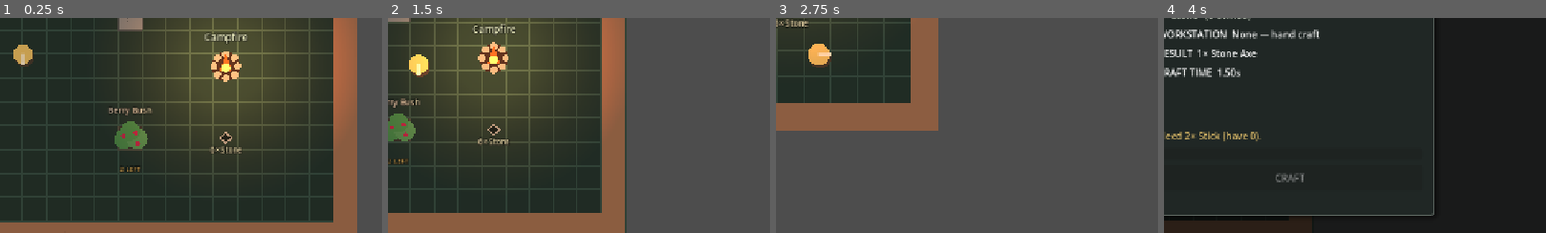
Above: before the commit, frames 1-4 (left to right).
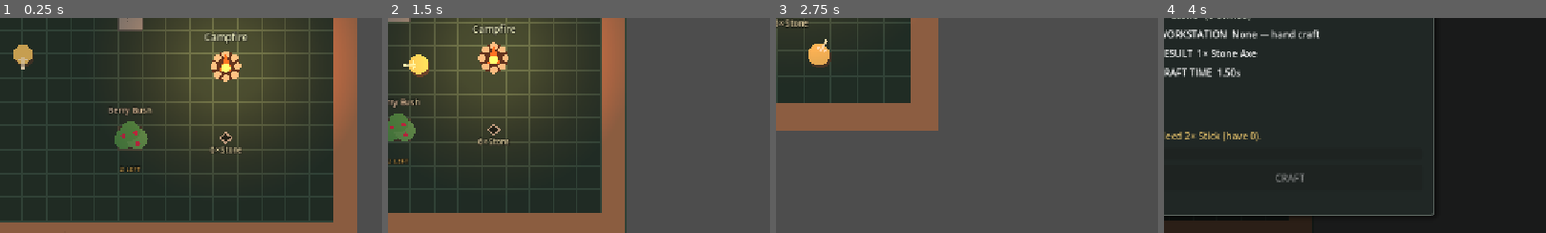
Above: after the commit, the same moments.

Repository: Chaunsy19/Top-Down-Project
Game: Godot game, scene res://scenes/main.tscn
Same seed, same stepped clock (60 frames per second), same inputs: the game is played once before the commit and once after it.
Inputs (mouse positions are % of the whole screen's width and height, from its top left):
- Up to frame 1 (0.25 s): no input
- Up to frame 2 (1.5 s): tap Enter at 0.5 s; move the mouse to (72, 45) at 0.52 s; hold D (move_right) 0.53-1.28 s; click (72, 45) at 0.6 s; move the mouse to (30, 55) at 1.27 s; hold S (move_down) from 1.28 s (still down); tap B (building) at 1.35 s; click (30, 55) at 1.42 s
- Up to frame 3 (2.75 s): move the mouse to (60, 28) at 2.02 s; release S (move_down) at 2.03 s; hold D (move_right) from 2.03 s (still down); hold Mouse wheel up (camera_zoom_in) from 2.03 s (still down); click (60, 28) at 2.17 s
- Up to frame 4 (4 s): move the mouse to (45, 70) at 2.77 s; release D (move_right) at 2.78 s; release Mouse wheel up (camera_zoom_in) at 2.78 s; hold W (move_up) 2.78-3.53 s; tap Mouse wheel down (camera_zoom_out) at 2.85 s; click (45, 70) at 2.92 s; move the mouse to (80, 65) at 3.52 s; hold A (move_left) from 3.53 s (still down); hold C (crafting) from 3.53 s (still down); click (80, 65) at 3.67 s
The pictures show only the part of the screen within x 47-97%, y 42-92%; the shares and areas given below are measured in that part.

The runs differ from the first frame. In frame 1, less than 0.1% of the frame differs, in the area x 4-8%, y 16-24%; in frame 2, 0.1%; in frame 3, 0.1%, in the area x 10-15%, y 9-18%; in frame 4, nothing differs.

Commit message:
Add mouse-facing player aim foundation

Diff:
--- a/scenes/player/player.tscn
+++ b/scenes/player/player.tscn
@@ -51,6 +51,13 @@
 [node name="Needs" type="Node" parent="."]
 script = ExtResource("9_needs")
 
+[node name="AimPivot" type="Node2D" parent="."]
+unique_name_in_owner = true
+
+[node name="ToolSocket" type="Marker2D" parent="AimPivot"]
+unique_name_in_owner = true
+position = Vector2(18, 0)
+
 [node name="InteractionRange" type="Area2D" parent="."]
 z_index = -1
 collision_layer = 0
--- a/scripts/player/placeholder_player_visual.gd
+++ b/scripts/player/placeholder_player_visual.gd
@@ -4,18 +4,27 @@
 const BODY_SHADOW := Color("#473b30")
 const FACING_COLOR := Color("#f5edd7")
 
-var _last_facing := Vector2.DOWN
+var _facing := Vector2.DOWN
 
 
-func _process(_delta: float) -> void:
-	var parent_body := get_parent() as CharacterBody2D
-	if parent_body and not parent_body.velocity.is_zero_approx():
-		_last_facing = parent_body.velocity.normalized()
-		queue_redraw()
+func _ready() -> void:
+	var player := get_parent() as PlayerController
+	if player != null:
+		_facing = player.get_aim_direction()
+		player.aim_direction_changed.connect(_on_aim_direction_changed)
+
+
+func _on_aim_direction_changed(direction: Vector2) -> void:
+	_facing = direction
+	queue_redraw()
 
 
 func _draw() -> void:
 	draw_circle(Vector2(2.0, 4.0), 13.0, BODY_SHADOW)
 	draw_circle(Vector2.ZERO, 13.0, BODY_COLOR)
-	draw_line(Vector2.ZERO, _last_facing * 13.0, FACING_COLOR, 3.0, true)
-	draw_circle(_last_facing * 13.0, 2.5, FACING_COLOR)
+	var side := _facing.orthogonal() * 4.0
+	var face_center := _facing * 7.0
+	draw_circle(face_center + side, 1.8, FACING_COLOR)
+	draw_circle(face_center - side, 1.8, FACING_COLOR)
+	draw_line(_facing * 5.0, _facing * 18.0, FACING_COLOR, 2.5, true)
+	draw_circle(_facing * 18.0, 2.2, FACING_COLOR)
--- a/scripts/player/player_controller.gd
+++ b/scripts/player/player_controller.gd
@@ -1,15 +1,26 @@
 class_name PlayerController
 extends CharacterBody2D
+
+signal aim_direction_changed(direction: Vector2)
 
 @export_range(1.0, 1000.0, 1.0) var movement_speed := 220.0
 @export_range(1.0, 5000.0, 1.0) var acceleration := 1600.0
 @export_range(1.0, 5000.0, 1.0) var deceleration := 2000.0
+@export_range(0.0, 64.0, 0.5) var aim_deadzone := 4.0
 
 @onready var survival_needs: SurvivalNeeds = get_node_or_null("Needs") as SurvivalNeeds
+@onready var aim_pivot: Node2D = %AimPivot
+
+var aim_direction := Vector2.DOWN
 
 
 func _ready() -> void:
 	add_to_group("player")
+	_update_aim_pivot()
+
+
+func _process(_delta: float) -> void:
+	update_aim_from_world_position(get_global_mouse_position())
 
 
 func _physics_process(delta: float) -> void:
@@ -31,3 +42,36 @@
 	if event.is_action_pressed("rest") and survival_needs != null and not get_tree().paused:
 		survival_needs.toggle_resting()
 		get_viewport().set_input_as_handled()
+
+
+func update_aim_from_world_position(target_world_position: Vector2) -> void:
+	var aim_delta := target_world_position - global_position
+	if aim_delta.length_squared() <= aim_deadzone * aim_deadzone:
+		return
+	var next_direction := aim_delta.normalized()
+	if next_direction.is_equal_approx(aim_direction):
+		return
+	aim_direction = next_direction
+	_update_aim_pivot()
+	aim_direction_changed.emit(aim_direction)
+
+
+func get_aim_direction() -> Vector2:
+	return aim_direction
+
+
+func get_aim_angle() -> float:
+	return aim_direction.angle()
+
+
+func get_aim_origin() -> Vector2:
+	return global_position
+
+
+func get_tool_socket() -> Marker2D:
+	return %ToolSocket as Marker2D
+
+
+func _update_aim_pivot() -> void:
+	if is_instance_valid(aim_pivot):
+		aim_pivot.rotation = get_aim_angle()
--- /dev/null
+++ b/tests/player_aim_test.gd
@@ -0,0 +1,52 @@
+extends SceneTree
+
+var _failures: Array[String] = []
+
+
+func _initialize() -> void:
+	call_deferred("_run_tests")
+
+
+func _run_tests() -> void:
+	var packed_main := load("res://scenes/main.tscn") as PackedScene
+	var main := packed_main.instantiate()
+	root.add_child(main)
+	await physics_frame
+	await physics_frame
+
+	var player := main.get_node("FoundationTest/Player") as PlayerController
+	var aim_pivot := player.get_node("AimPivot") as Node2D
+	var tool_socket := player.get_tool_socket()
+
+	player.update_aim_from_world_position(player.global_position + Vector2.RIGHT * 100.0)
+	_assert(player.get_aim_direction().is_equal_approx(Vector2.RIGHT), "The player should face a mouse target to the right.")
+	_assert(is_equal_approx(aim_pivot.rotation, 0.0), "The aim pivot should rotate toward the aim direction.")
+	_assert(tool_socket.global_position.x > player.global_position.x, "The tool socket should sit in front of the player.")
+
+	player.update_aim_from_world_position(player.global_position + Vector2(-60.0, -80.0))
+	var expected_direction := Vector2(-0.6, -0.8)
+	_assert(player.get_aim_direction().is_equal_approx(expected_direction), "Diagonal mouse aiming should be normalized in world space.")
+	_assert(is_equal_approx(player.get_aim_angle(), expected_direction.angle()), "The exposed aim angle should match the direction.")
+
+	var direction_before_deadzone := player.get_aim_direction()
+	player.update_aim_from_world_position(player.global_position + Vector2.ONE)
+	_assert(player.get_aim_direction().is_equal_approx(direction_before_deadzone), "Targets inside the aim deadzone should preserve facing.")
+
+	player.velocity = Vector2.DOWN * player.movement_speed
+	player.update_aim_from_world_position(player.global_position + Vector2.LEFT * 100.0)
+	_assert(player.get_aim_direction().is_equal_approx(Vector2.LEFT), "Movement direction must not override mouse aim.")
+
+	main.queue_free()
+	await process_frame
+	if _failures.is_empty():
+		print("PLAYER AIM TEST PASSED: mouse direction, pivot, tool socket, deadzone, and movement independence are valid.")
+		quit(0)
+	else:
+		for failure in _failures:
+			push_error(failure)
+		quit(1)
+
+
+func _assert(condition: bool, message: String) -> void:
+	if not condition:
+		_failures.append(message)
Not shown, added: tests/player_aim_test.gd.uid
Not shown, changed: CHANGELOG.md
Not shown, changed: README.md
